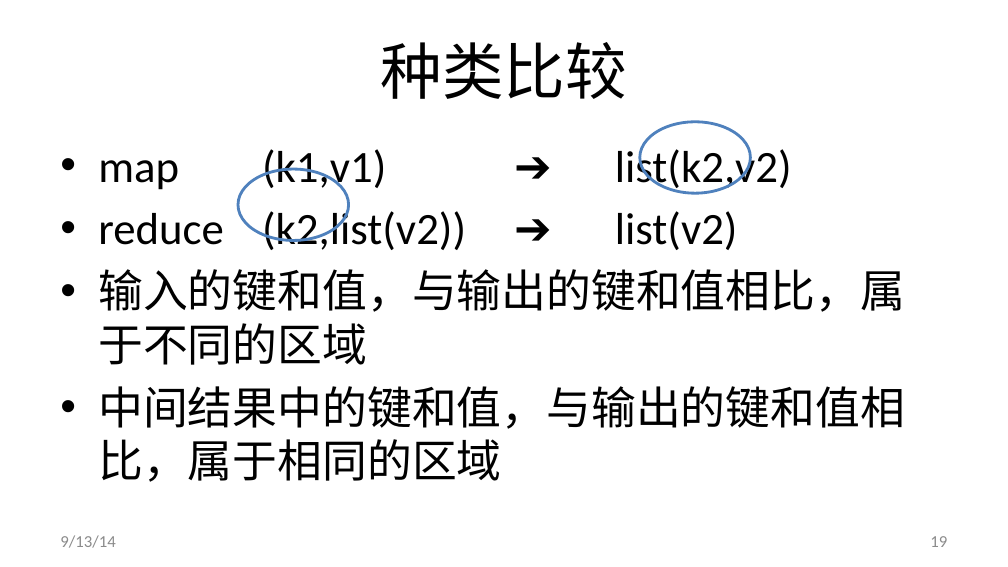
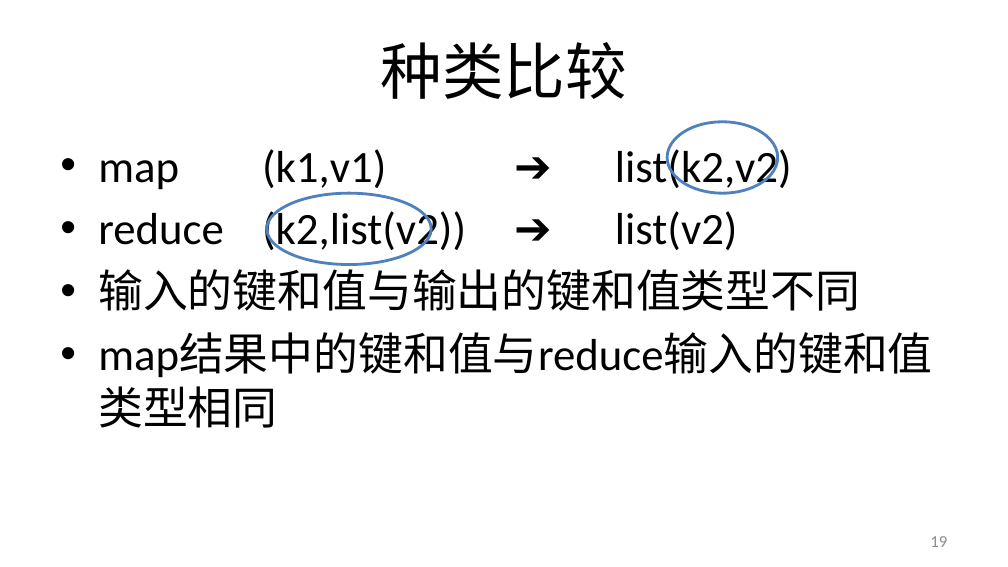
Before and after one commit to alxsoares/Foundations-of-Big-Data-System, a slide deck: slide 19 of Architecture/bigdata_B_mapreduce_translated.pptx. Drawn at 1008x567 pixels with LibreOffice and Linux fonts; fonts in the diff are those of the drawing. Boxes give left, top, right and bottom in pixels: in the first picture for what was removed or moved away, otherwise in the second. Text is boxed around its words. In the diff, an @@ line names an element or a change of style, - is before the commit and + after.

```diff
--- a/Architecture/bigdata_B_mapreduce_translated.pptx
+++ b/Architecture/bigdata_B_mapreduce_translated.pptx
@@ ellipse: place and size @@
-ellipse at box(640, 122, 751, 194)
+ellipse at box(667, 122, 778, 194)
@@ ellipse: place and size @@
-ellipse at box(238, 169, 349, 241)
+ellipse at box(267, 194, 431, 265)
@@ text at box(98, 262, 860, 311): text changed @@
-• 输入的键和值，与输出的键和值相比，属于不同的区域
-• 中间结果中的键和值，与输出的键和值相比，属于相同的区域
+• 输入的键和值与输出的键和值类型不同
+• map结果中的键和值与reduce输入的键和值类型相同
@@ text removed at box(60, 535, 115, 548) @@
-9/13/14
```
Also in this commit, not shown: 38 other slides changed, 1 slide added.
